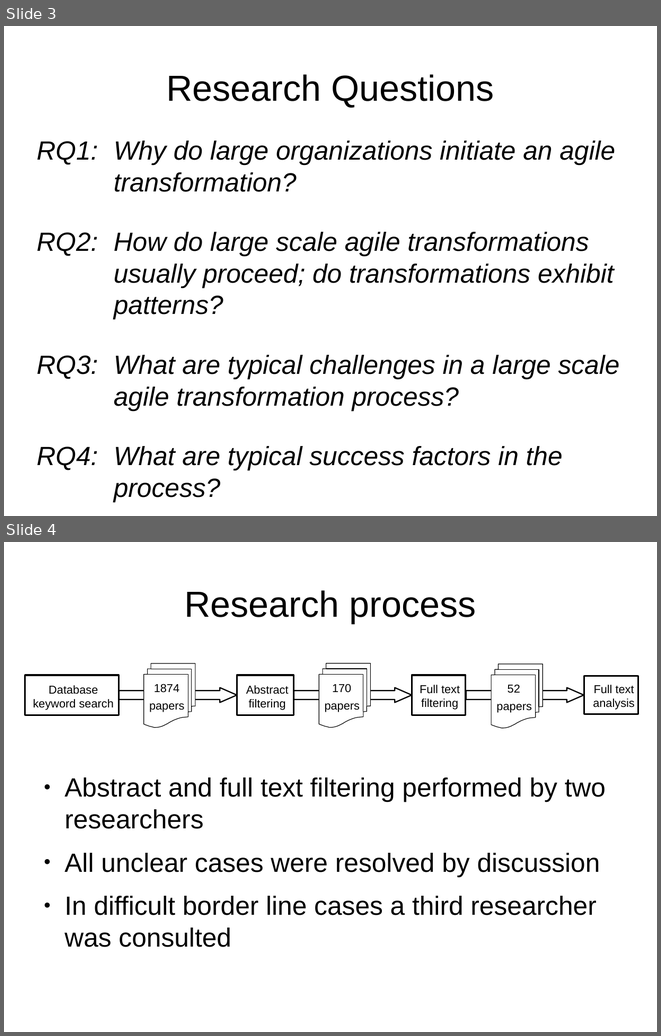
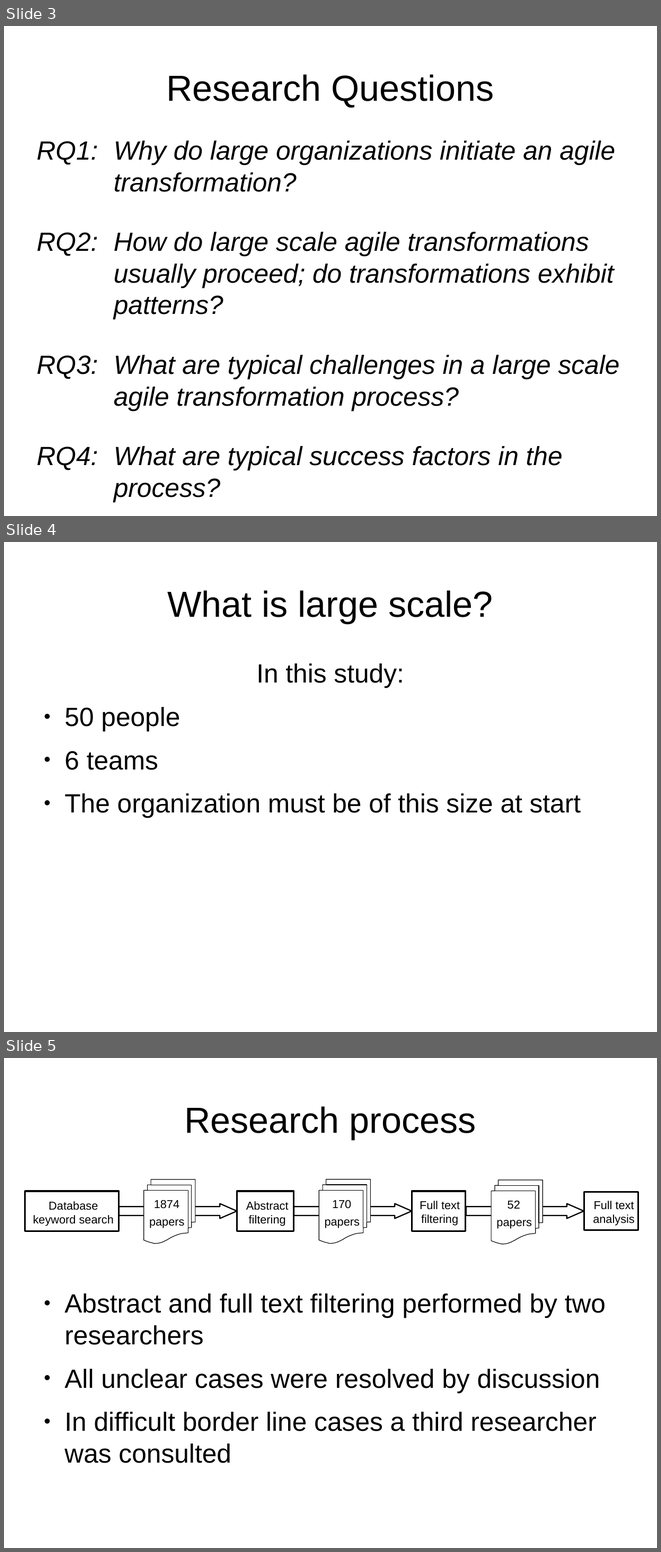
Before and after one commit to coumbole/aalto_agiletransformation, a slide deck: Presentation.odp. Shown one above the other, each under a label of ours: slides 3 and 4 before the commit, slides 3, 4 and 5 after it. The pictures are 661x1036 and 661x1552 pixels, drawn with LibreOffice and Linux fonts; fonts in the diff are those of the drawing. Boxes give left, top, right and bottom in pixels: in the first picture for what was removed or moved away, otherwise in the second. Text is boxed around its words. In the diff, an @@ line names an element or a change of style, - is before the commit and + after.

```diff
--- a/Presentation.odp
+++ b/Presentation.odp
@@ slide 4 added at (4, 542, 657, 1032), background #FFFFFF @@
@@ title added at (167, 590, 493, 623), 44 pt, text #000000 @@
+What is large scale?
@@ text added at (64, 663, 581, 818), 32 pt, text #000000 @@
+In this study:
+● 50 people
+● 6 teams
+● The organization must be of this size at start
@@ what was slide 4 is now slide 5 @@
```
Also in this commit, not shown: 3 slides changed, 1 other slide added.
